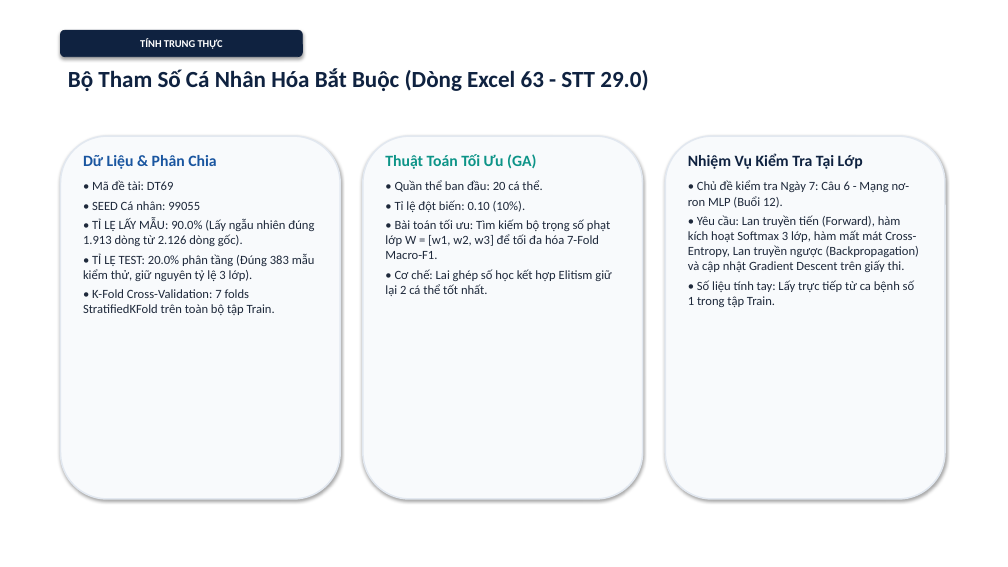
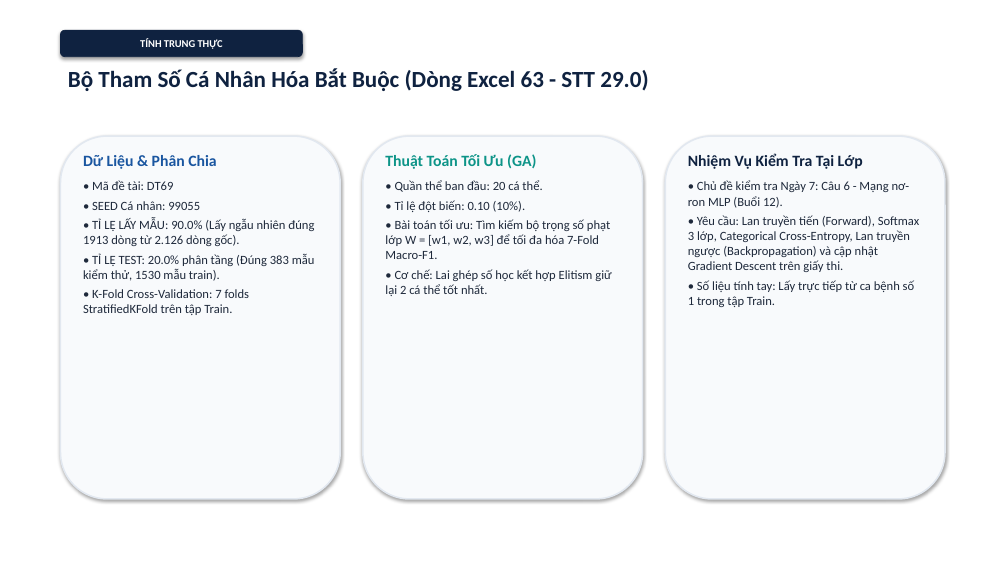
Before and after one commit to Escanor292/caimo, a slide deck: slide 3 of DT69_123000609_SlideThuyetTrinh.pptx. Drawn at 1008x567 pixels with LibreOffice and Linux fonts; fonts in the diff are those of the drawing. Boxes give left, top, right and bottom in pixels: in the first picture for what was removed or moved away, otherwise in the second. Text is boxed around its words. In the diff, an @@ line names an element or a change of style, - is before the commit and + after.

```diff
--- a/DT69_123000609_SlideThuyetTrinh.pptx
+++ b/DT69_123000609_SlideThuyetTrinh.pptx
@@ text at box(83, 219, 315, 315): text changed @@
-• TỈ LỆ LẤY MẪU: 90.0% (Lấy ngẫu nhiên đúng 1.913 dòng từ 2.126 dòng gốc).
-• TỈ LỆ TEST: 20.0% phân tầng (Đúng 383 mẫu kiểm thử, giữ nguyên tỷ lệ 3 lớp).
-• K-Fold Cross-Validation: 7 folds StratifiedKFold trên toàn bộ tập Train.
+• TỈ LỆ LẤY MẪU: 90.0% (Lấy ngẫu nhiên đúng 1913 dòng từ 2.126 dòng gốc).
+• TỈ LỆ TEST: 20.0% phân tầng (Đúng 383 mẫu kiểm thử, 1530 mẫu train).
+• K-Fold Cross-Validation: 7 folds StratifiedKFold trên tập Train.
@@ text at box(688, 215, 920, 272): text changed @@
-• Yêu cầu: Lan truyền tiến (Forward), hàm kích hoạt Softmax 3 lớp, hàm mất mát Cross-Entropy, Lan truyền ngược (Backpropagation) và cập nhật Gradient Descent trên giấy thi.
+• Yêu cầu: Lan truyền tiến (Forward), Softmax 3 lớp, Categorical Cross-Entropy, Lan truyền ngược (Backpropagation) và cập nhật Gradient Descent trên giấy thi.
```
Also in this commit, not shown: 13 other slides changed, 15 other files.
